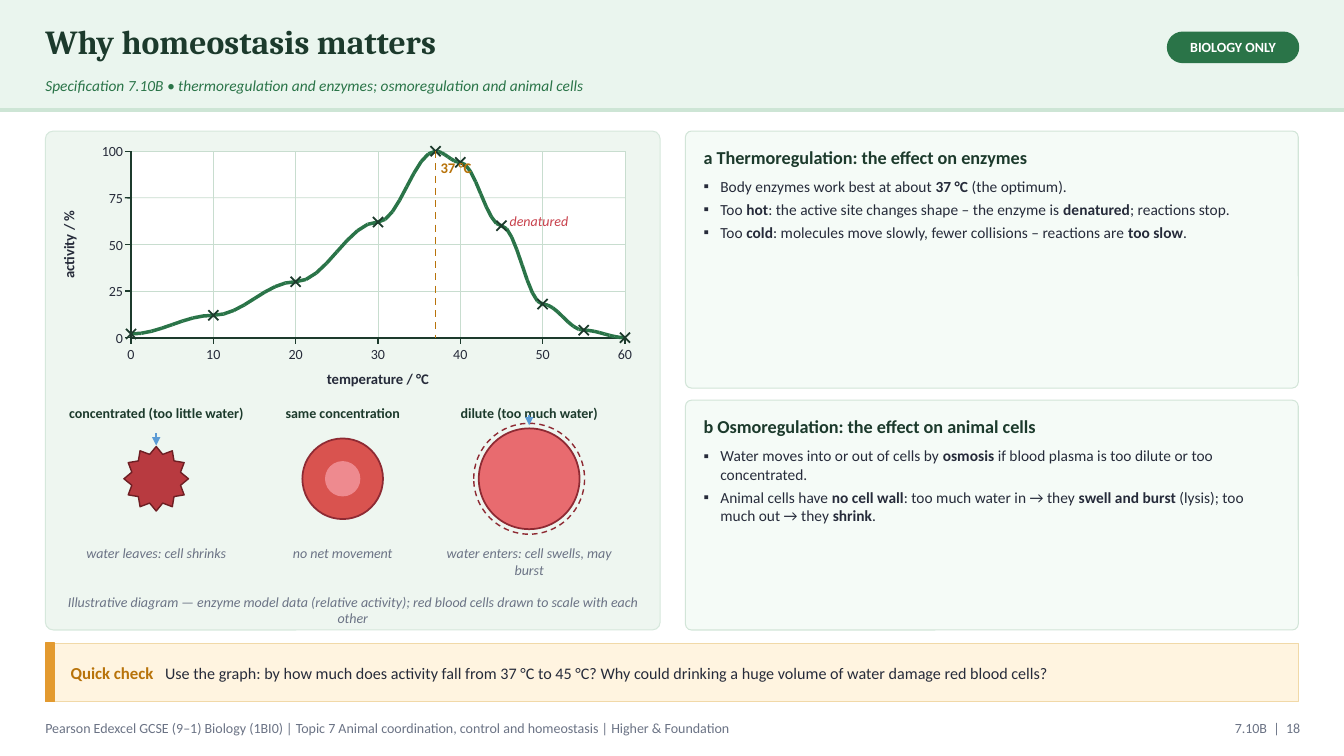
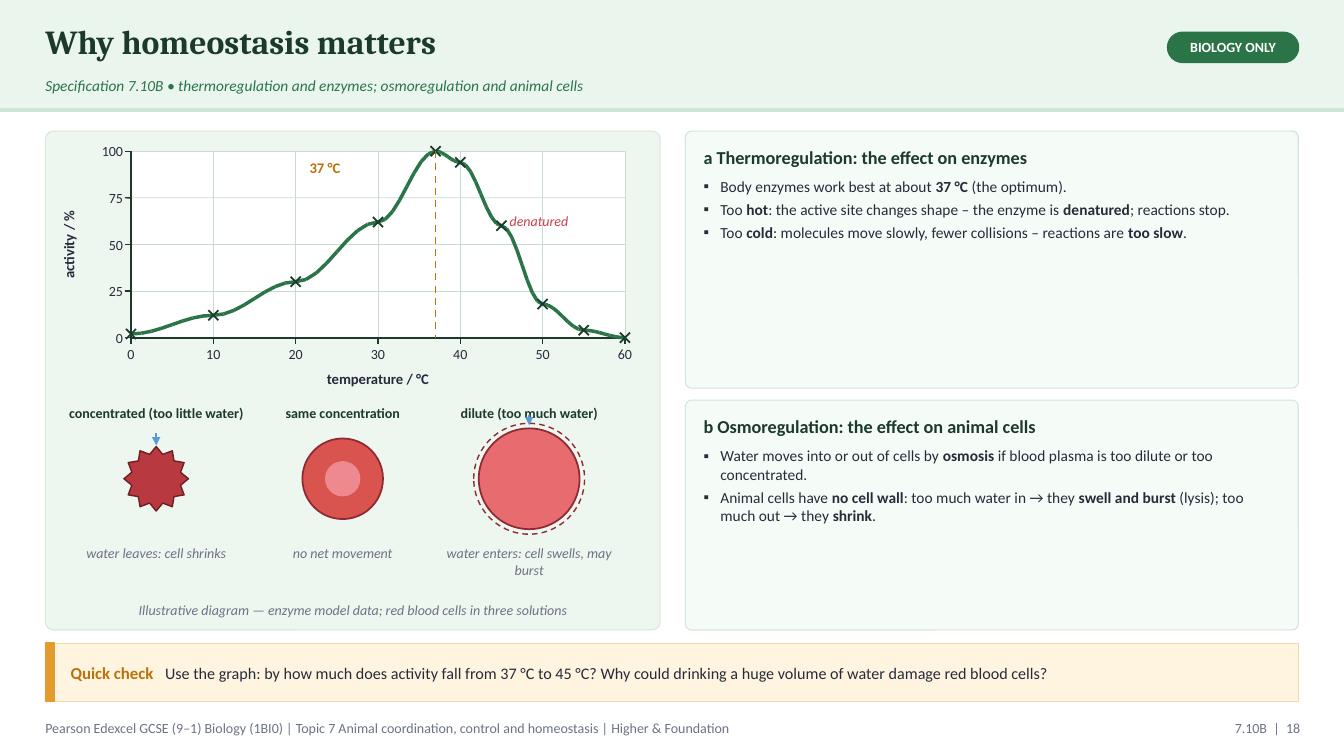
Before and after one commit to pstephenphilip-ship-it/Piri-MBBS, a slide deck: slide 18 of gcse-slides/edexcel-biology/EDX_1BI0_T7_CoordinationHomeostasis.pptx. Drawn at 1344x756 pixels with LibreOffice and Linux fonts; fonts in the diff are those of the drawing. Boxes give left, top, right and bottom in pixels: in the first picture for what was removed or moved away, otherwise in the second. Text is boxed around its words. In the diff, an @@ line names an element or a change of style, - is before the commit and + after.

```diff
--- a/gcse-slides/edexcel-biology/EDX_1BI0_T7_CoordinationHomeostasis.pptx
+++ b/gcse-slides/edexcel-biology/EDX_1BI0_T7_CoordinationHomeostasis.pptx
@@ text "37 °C" rewrapped from [441,160,472,177] to [310,163,341,173] @@
@@ text at [139,605,567,618]: text changed @@
-Illustrative diagram — enzyme model data (relative activity); red blood cells drawn to scale with each other
+Illustrative diagram — enzyme model data; red blood cells in three solutions
```
Also in this commit, not shown: 18 other slides changed, 1 other file.
